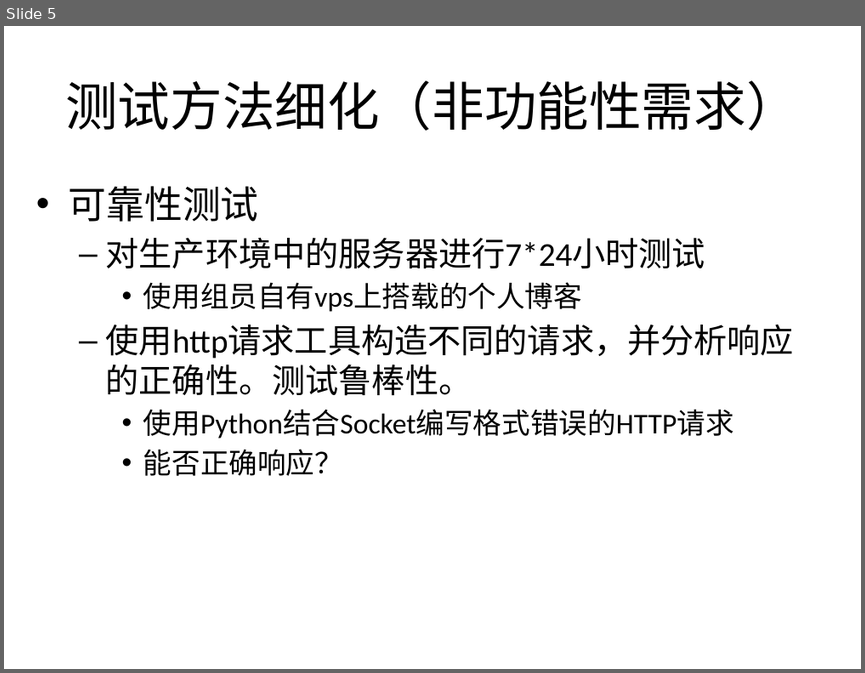
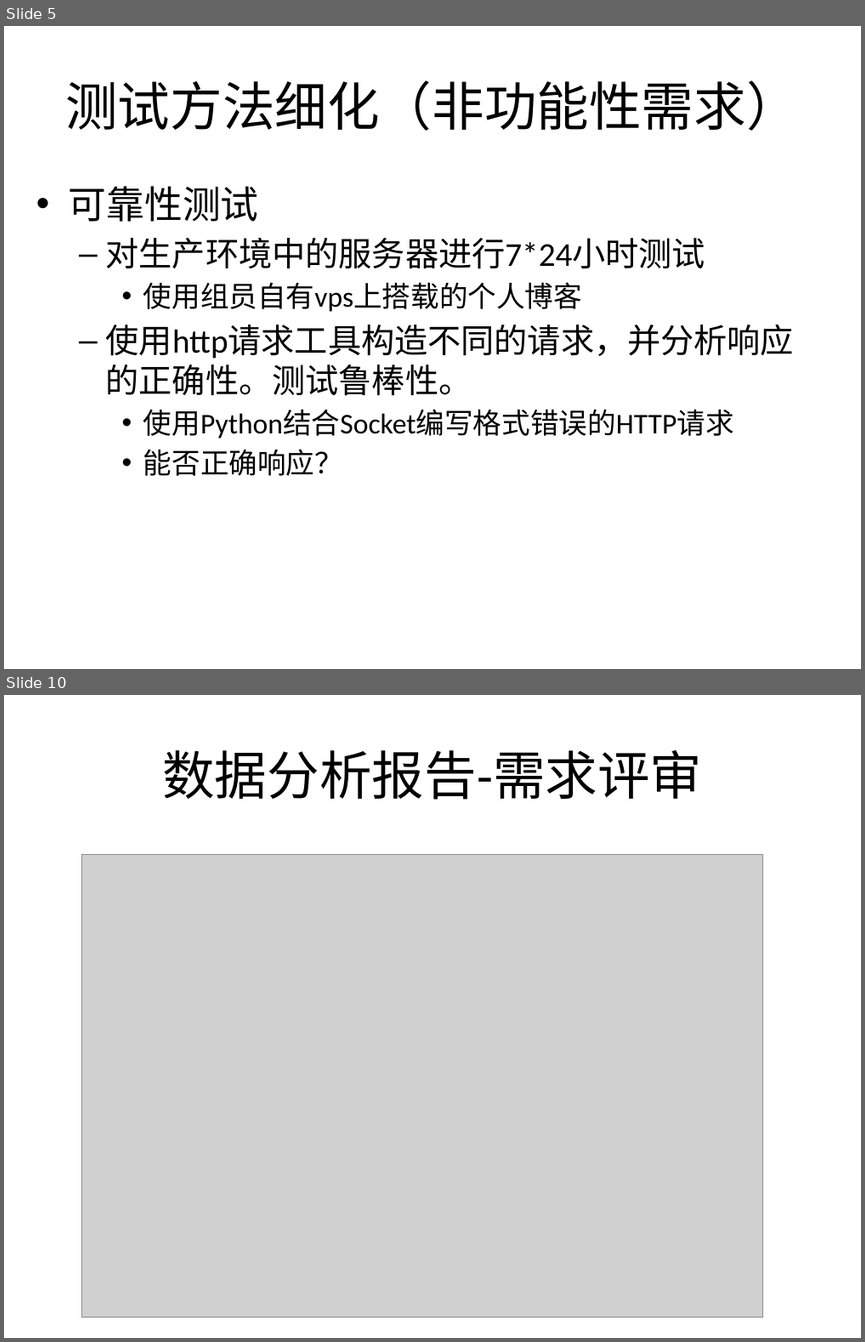
Before and after one commit to bhsei/16TeamC, a slide deck: 2.项目PPT/第十一周进度.pptx. Shown one above the other, each under a label of ours: slide 5 before the commit, slides 5 and 10 after it; the slides between them are not shown. The pictures are 865x673 and 865x1342 pixels, drawn with LibreOffice and Linux fonts; fonts in the diff are those of the drawing; grey boxes stand for pictures. Boxes give left, top, right and bottom in pixels: in the first picture for what was removed or moved away, otherwise in the second. Text is boxed around its words. In the diff, an @@ line names an element or a change of style, - is before the commit and + after.

```diff
--- a/2.项目PPT/第十一周进度.pptx
+++ b/2.项目PPT/第十一周进度.pptx
@@ slide 10 added at [4, 695, 861, 1338], background #FFFFFF @@
@@ title added at [162, 750, 702, 800], 44 pt, text #000000 @@
+数据分析报告-需求评审
@@ picture added at [82, 854, 763, 1317] @@
```
Also in this commit, not shown: 2 slides changed, 3 other slides added, 1 slide removed.
